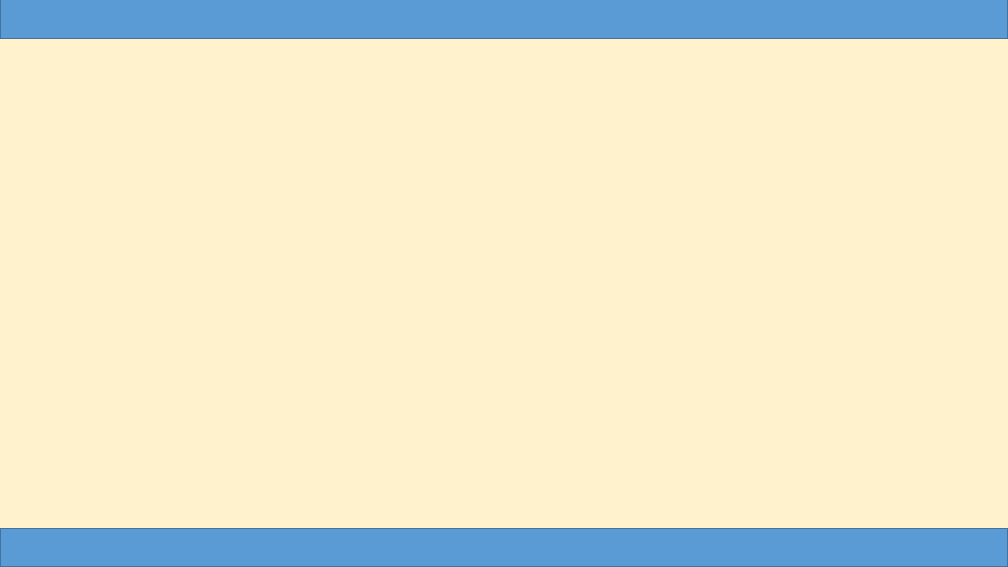
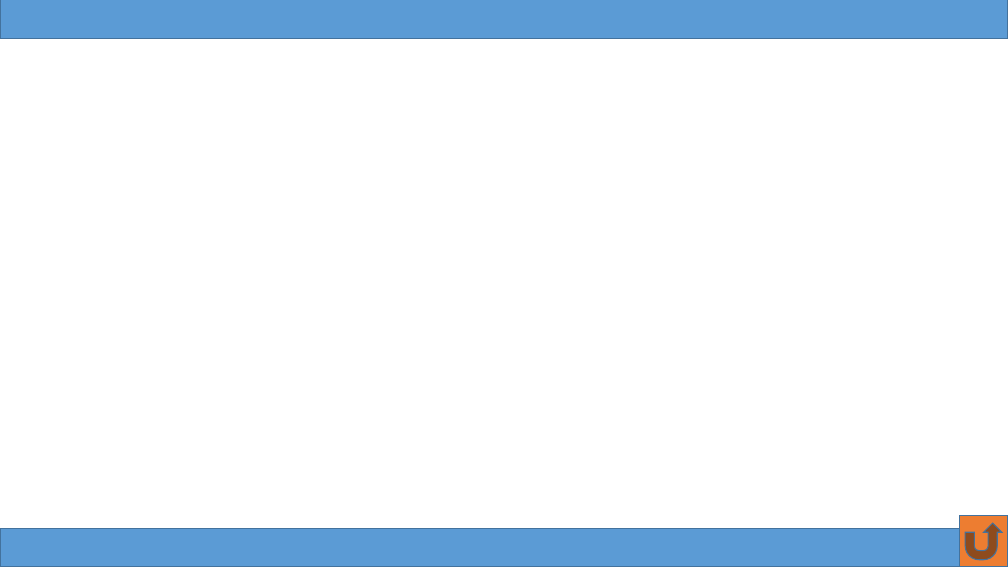
Before and after one commit to HaimanLiao/PwrCtrl_Read, a slide deck: slide 11 of pwrCtrl_Read_PPT.pptx (slide 10 before the commit). Drawn at 1008x567 pixels with LibreOffice and Linux fonts; fonts in the diff are those of the drawing. Boxes give left, top, right and bottom in pixels: in the first picture for what was removed or moved away, otherwise in the second. Text is boxed around its words. In the diff, an @@ line names an element or a change of style, - is before the commit and + after.

```diff
--- a/pwrCtrl_Read_PPT.pptx
+++ b/pwrCtrl_Read_PPT.pptx
@@ background #FFF2CC to #FFFFFF @@
@@ action button return added at bbox=[960, 516, 1008, 567], fill #ED7D31, outline #43739E 1 pt @@
```
Also in this commit, not shown: 1 other slide changed, 1 slide added, 4 other files.
